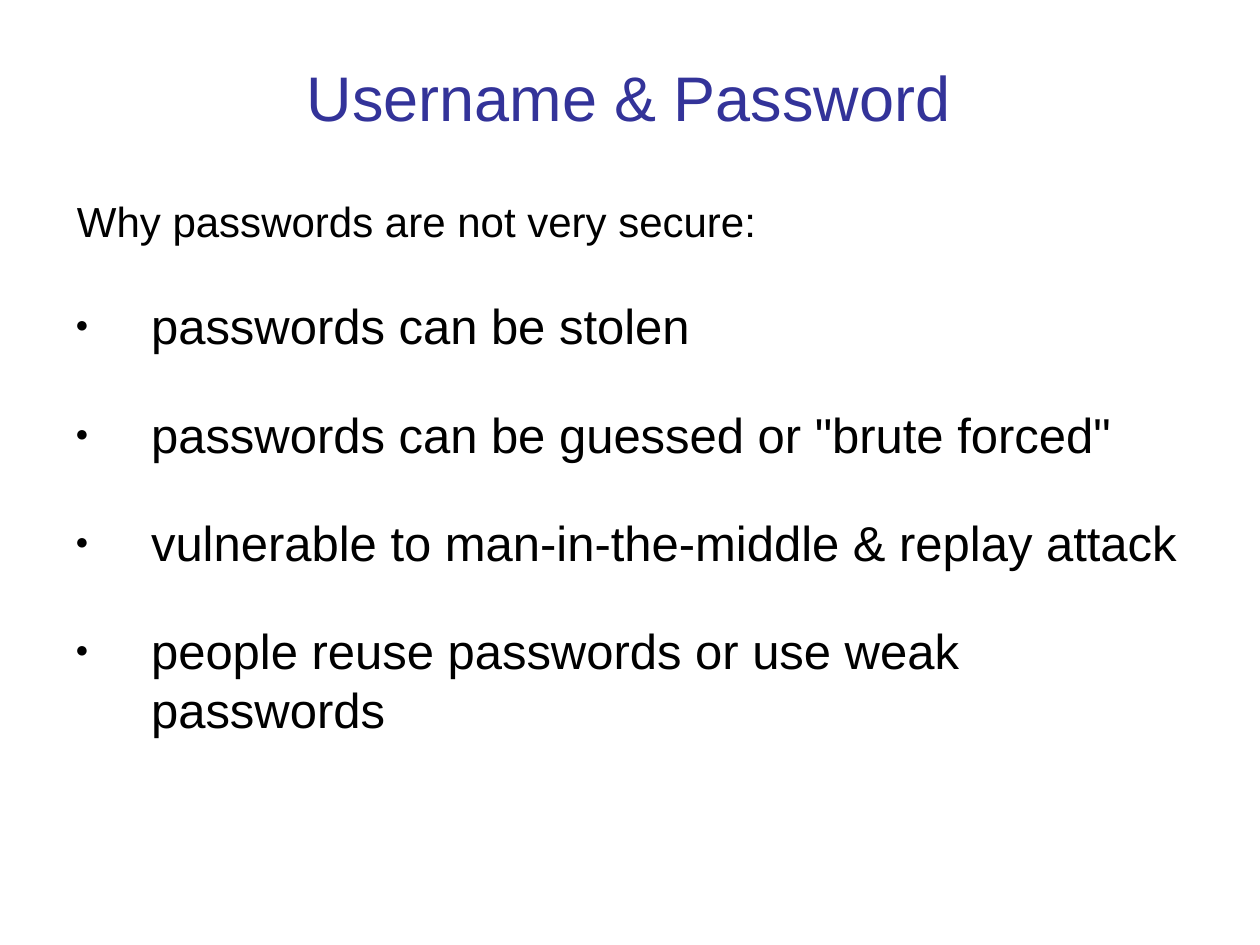
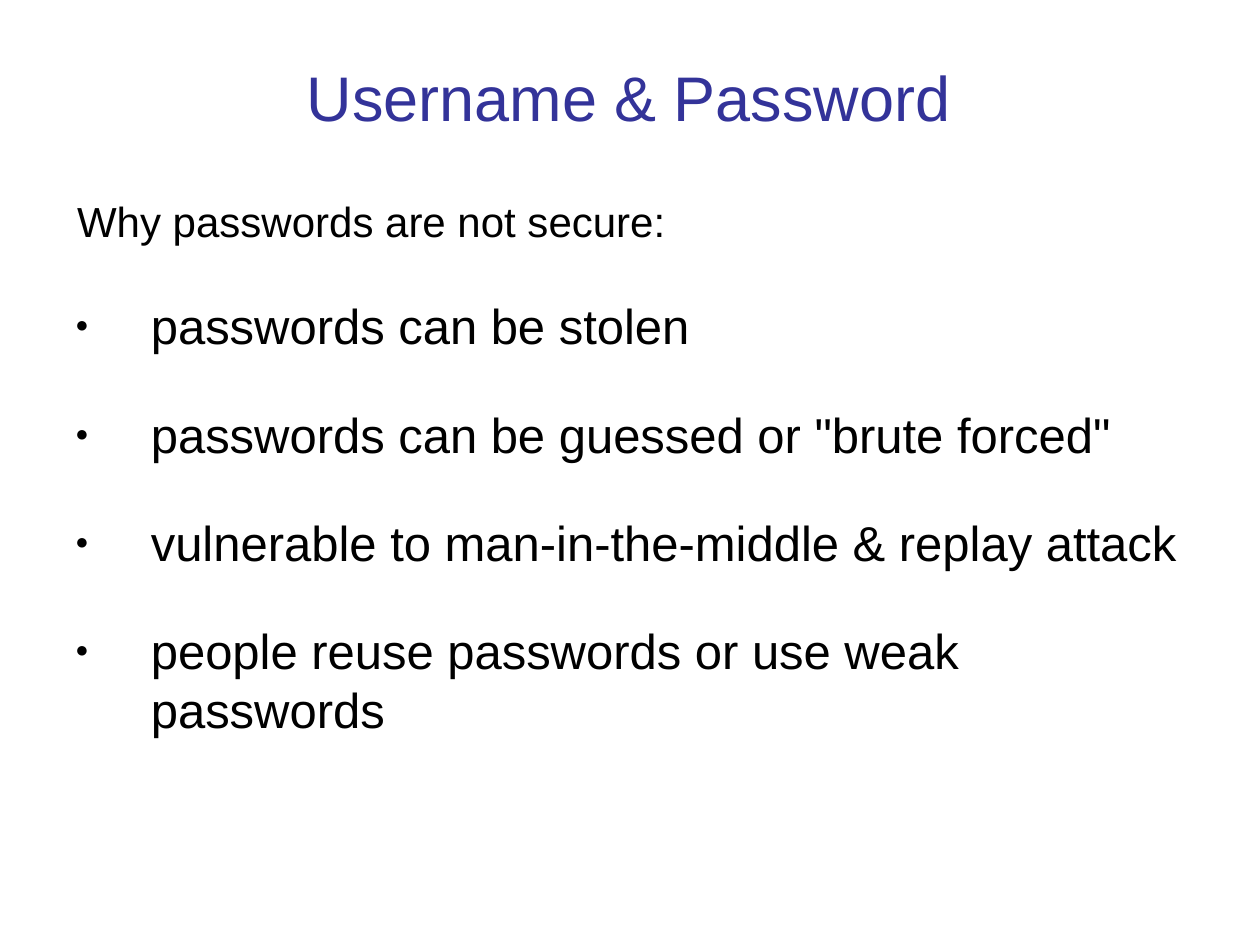
Before and after one commit to cpske/ISP, a slide deck: slide 7 of authentication/Authentication-and-Authorization.ppt. Drawn at 1260x945 pixels with LibreOffice and Linux fonts; fonts in the diff are those of the drawing. Boxes give left, top, right and bottom in pixels: in the first picture for what was removed or moved away, otherwise in the second. Text is boxed around its words. In the diff, an @@ line names an element or a change of style, - is before the commit and + after.

```diff
--- a/authentication/Authentication-and-Authorization.ppt
+++ b/authentication/Authentication-and-Authorization.ppt
@@ text at [77,206,665,245]: text changed @@
-Why passwords are not very secure:
+Why passwords are not secure:
```
Also in this commit, not shown: 12 other slides changed, 5 slides added, 8 other files.
